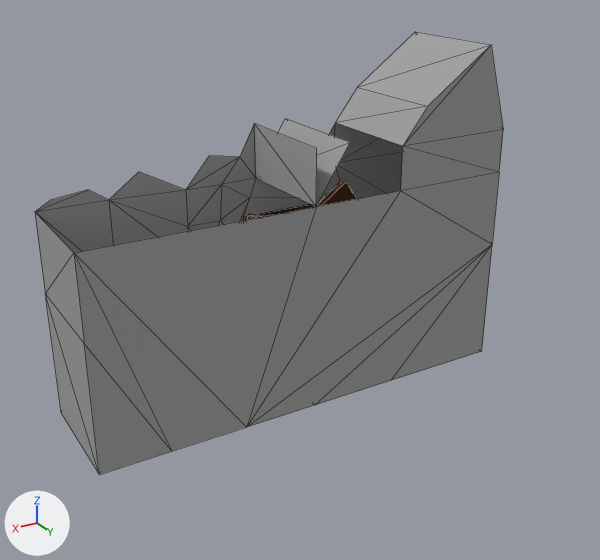
Two versions of the FBX model Assets/Resources/101_DevelopPJHScene/8_Models/out/home1/home1@out_close.FBX, one commit apart.
Both versions are drawn from a 50 mm lens placed at (1.317, 1.627, 1.395), pointed at (0.146, -0.325, 0.419). The lights are fixed; the arrows at lower left show +X, +Y and +Z. Mesh edges are drawn as thin lines. Where no turn or scale is listed for an object, it has been applied to the vertices.
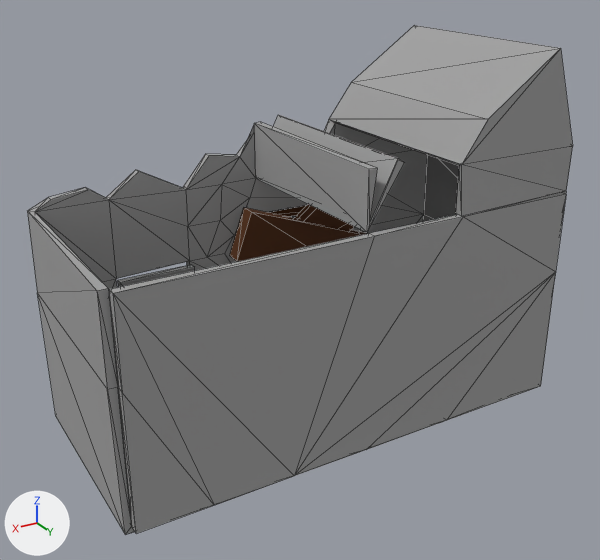
Pixel boxes (x1, y1, x2, y2) of what changed, in the pictures (600 x 560 px):
'Object002', reshaped, moved (8% wider, 12% taller): before (74, 172, 499, 475); after (109, 193, 566, 534)
'Box001', reshaped (17% wider, 16% taller): before (35, 32, 503, 473); after (27, 25, 573, 535)
part 2 of me_mesh_002, added: after (109, 193, 566, 534)

The change in detail:
me_mesh is used by ob_box001; location (0.117, -0.13, 0.0).
me_mesh had 99 vertices, 144 faces and spanned x -0.697..0.697, y -0.569..-0.152, z 0.0..1.06.
me_mesh now has 198 vertices, 384 faces and spans x -0.723..0.723, y -0.592..0.123, z -0.025..1.08.
Part 1, on me_mesh:
15 vertices are removed from x -0.697..0.697, y -0.152, z 0.0..0.827.
144 faces are deleted.
3 vertices in x -0.697..-0.385, y -0.152, z 0.792..1.06 move by (0.0, 0.25, 0.0).
76 vertices are added at x -0.723..0.723, y -0.592..0.123, z -0.025..1.08.
13 new vertices lie (0.0, 0.615, 0.0) away from vertices in x -0.697..0.697, y -0.517, z 0.0..0.827.
10 new vertices lie (0.0, -0.025, 0.0) away from vertices in x -0.234..0.648, y -0.517, z 0.405..0.742.
7 new vertices lie (0.0, -0.026, 0.0) away from vertices in x -0.281..-0.008, y -0.557, z 0.346..0.462.
8 new vertices lie (0.0, 0.055, 0.0) away from vertices in x -0.428..0.117, y -0.513..-0.486, z 0.187..0.619.
228 new faces join them, mat_03___default (grey #9f9f9f).
114 new faces join them, mat_01___default (brown #552a00).
42 new faces join them, mat_04___default (white #cfebef).
me_mesh_002 is used by ob_object002; location (0.117, -0.13, 0.0).
me_mesh_002 had 12 vertices, 10 faces and spanned x -0.697..0.697, y -0.152, z 0.0..0.654.
me_mesh_002 now has 24 vertices, 44 faces and spans x -0.697..0.697, y -0.152..-0.127, z 0.0..0.654.
Part 2, on me_mesh_002:
12 new vertices lie (0.0, 0.025, 0.0) away from vertices in x -0.697..0.697, y -0.152, z 0.0..0.654.
34 new faces join them.
Object 'Object002' (ob_object002) moves from (0.117, -0.13, 0.0) to (0.117, 0.126, 0.0).
